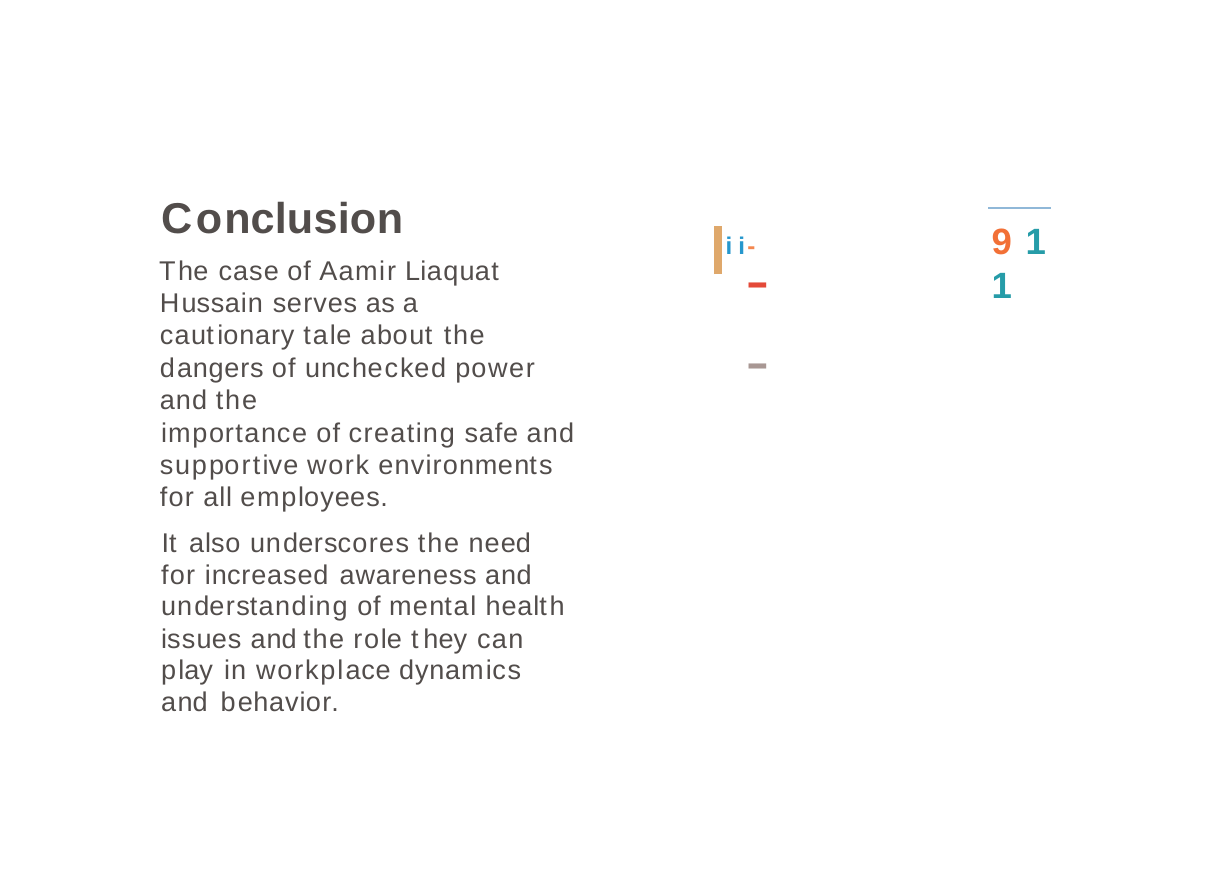
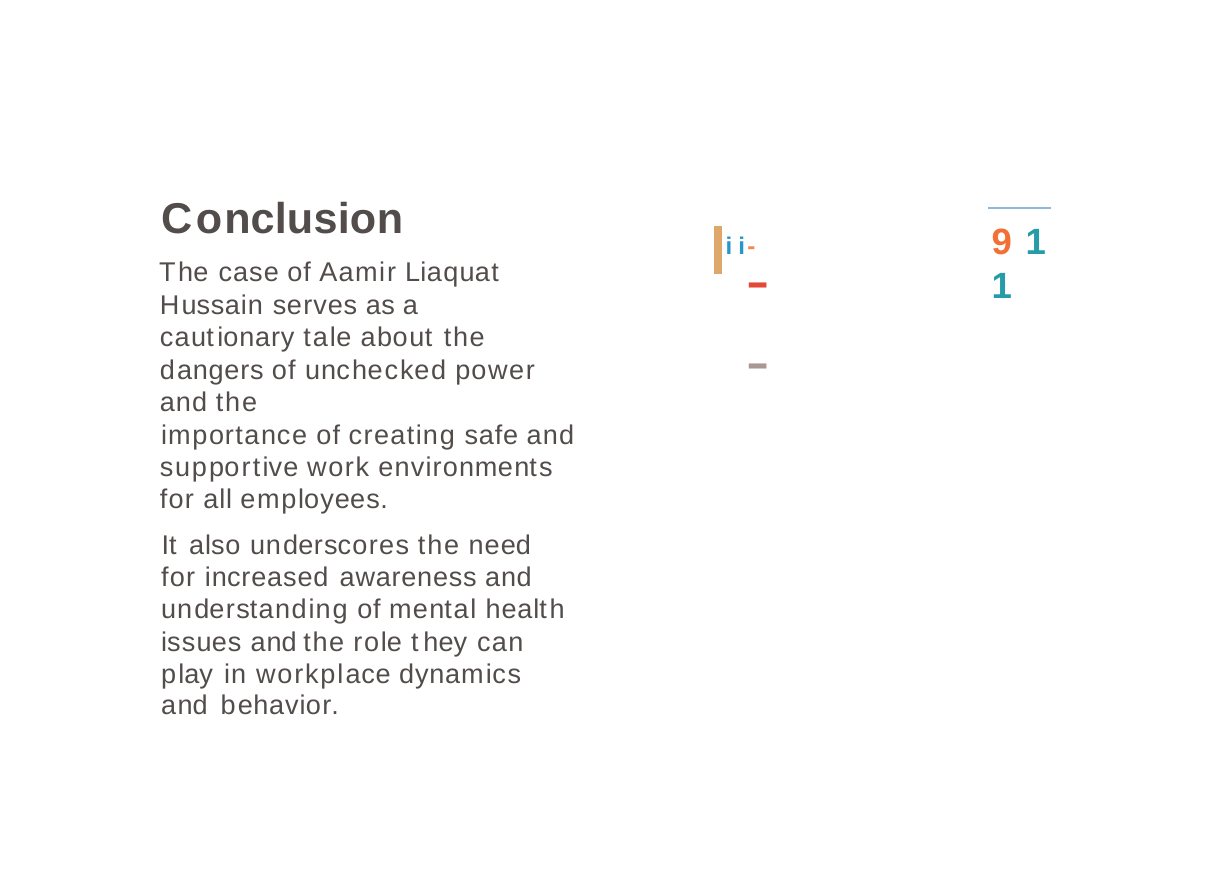
Before and after one commit to M-Farjad/semester-4, a slide deck: slide 11 of Psychology/Psychology presentations/psycho Slides 1.pptx (slide 12 before the commit). Drawn at 1232x871 pixels with LibreOffice and Linux fonts; fonts in the diff are those of the drawing; background and template pictures are left out. Boxes give left, top, right and bottom in pixels: in the first picture for what was removed or moved away, otherwise in the second. Text is boxed around its words. In the diff, an @@ line names an element or a change of style, - is before the commit and + after.

```diff
--- a/Psychology/Psychology presentations/psycho Slides 1.pptx
+++ b/Psychology/Psychology presentations/psycho Slides 1.pptx
@@ text at (159,261,534,412): line spacing 0.99 to 1 @@
```
Also in this commit, not shown: 7 other slides changed, 1 slide removed, 3 other files.
